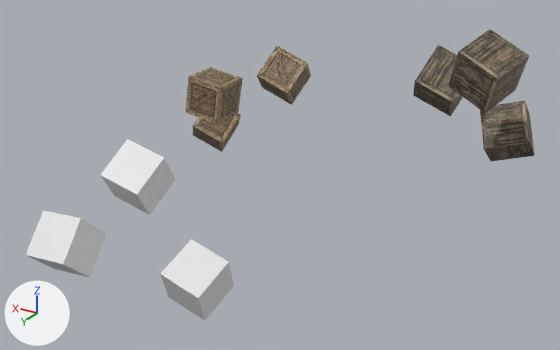
The Blender file apps/public/models/boxes001.blend as it was, and as the next commit left it.
The view is the same before and after, from a 50 mm camera at (-14.26, 28.13, 22.26) aimed at (2.33, 0.47, 8.43). The lights are fixed; the arrows at lower left show +X, +Y and +Z.

Before the edit, the objects in view are built like this:
```python
mat_materialredwood = principled_material('MaterialRedWood')
mat_materialredwood.base_color = (0.8, 0.8, 0.8)  # white #e7e7e7
me_cube = bpy.data.meshes.new('Cube')
me_cube.from_pydata(...)  # a box spanning x -1.0..1.0, y -1.0..1.0, z -1.0..1.0
me_cube.materials.append(mat_materialredwood)  # white #e7e7e7
me_cube_001 = bpy.data.meshes.new('Cube.001')
me_cube_001.from_pydata(...)  # a box spanning x -1.0..1.0, y -1.0..1.0, z -1.0..1.0
me_cube_001.materials.append(mat_materialredwood)  # white #e7e7e7
me_cube_002 = bpy.data.meshes.new('Cube.002')
me_cube_002.from_pydata(...)  # a box spanning x -1.0..1.0, y -1.0..1.0, z -1.0..1.0
me_cube_002.materials.append(mat_materialredwood)  # white #e7e7e7
me_cube_003 = bpy.data.meshes.new('Cube.003')
me_cube_003.from_pydata(...)  # a box spanning x -1.0..1.0, y -1.0..1.0, z -1.0..1.0
me_cube_003.materials.append(mat_materialdarkwood)
ob_cubedarkwood_002 = bpy.data.objects.new('CubeDarkWood.002', me_cube_003)
ob_cubedarkwood_002.location = (-5.88, -6.26, 9.94)
ob_cubedarkwood_002.rotation_euler = (0.672, 0.268, 0.229)  # degrees (39, 15, 13)
ob_cuberedwood_000 = bpy.data.objects.new('CubeRedWood.000', me_cube_001)
ob_cuberedwood_000.location = (8.49, 7.78, 6.57)
ob_cuberedwood_000.rotation_euler = (-0.767, -0.0306, -3.051)  # degrees (-44, -1.8, -175)
ob_cuberedwood_001 = bpy.data.objects.new('CubeRedWood.001', me_cube)
ob_cuberedwood_001.location = (3.15, 5.76, 5.42)
ob_cuberedwood_001.rotation_euler = (-0.465, -0.251, -0.0311)  # degrees (-27, -14, -1.8)
ob_cuberedwood_002 = bpy.data.objects.new('CubeRedWood.002', me_cube_002)
ob_cuberedwood_002.location = (7.07, 4.56, 8.78)
ob_cuberedwood_002.rotation_euler = (-0.303, 0.618, 1.426)  # degrees (-17, 35, 82)
# also in view: 'CubeDarkWood.000' at (-3.05, -5.17, 12.2); 'CubeDarkWood.001' at (-5.68, -2.64, 13.66); 'CubeYellowWood.001' at (10.94, -6.66, 7.08); 'CubeYellowWood.000' at (6.92, -7.64, 10.4); 'CubeYellowWood.002' at (8.51, -3.18, 10.21)
```
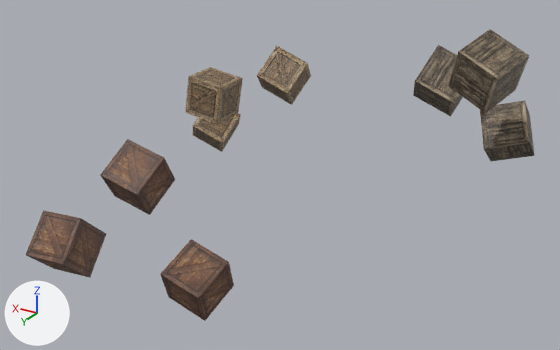
Location of each change, [x1, y1, x2, y2] in pixels of the pictures (560 x 350 px):
'CubeRedWood.001', surface changed (white to brown)
    both: [160, 239, 234, 321]
'CubeRedWood.000', surface changed (white to brown)
    both: [26, 210, 106, 278]
'CubeRedWood.002', surface changed (white to brown)
    both: [100, 139, 175, 215]

Diff of the bpy script that builds the scene:
```diff
--- a/apps/public/models/boxes001.blend.py
+++ b/apps/public/models/boxes001.blend.py
@@ img_box3_diffuse_png @@
+img_box3_diffuse_png = load_image('box3_diffuse.png', 'box3_diffuse.png', 512, 512, 'sRGB')
@@ img_box3_normal_png @@
+img_box3_normal_png = load_image('box3_normal.png', 'box3_normal.png', 512, 512, 'Non-Color')
@@ mat_materialredwood @@
 n0 = _N.new('ShaderNodeBsdfPrincipled'); n0.name = 'Principled BSDF'
 n0.subsurface_method = 'BURLEY'
+n2 = _N.new('ShaderNodeTexImage'); n2.name = 'Image Texture.001'
+n2.image = img_box3_normal_png
+n3 = _N.new('ShaderNodeNormalMap'); n3.name = 'Normal Map'
 n1 = _N.new('ShaderNodeOutputMaterial'); n1.name = 'Material Output'
+n4 = _N.new('ShaderNodeTexImage'); n4.name = 'Image Texture'
+n4.image = img_box3_diffuse_png
 _L.new(n0.outputs[0], n1.inputs[0])  # 'BSDF' to 'Surface'
+_L.new(n4.outputs[0], n0.inputs[0])  # 'Color' to 'Base Color'
+_L.new(n3.outputs[0], n0.inputs[5])  # 'Normal' to 'Normal'
+_L.new(n2.outputs[0], n3.inputs[1])  # 'Color' to 'Color'
```
